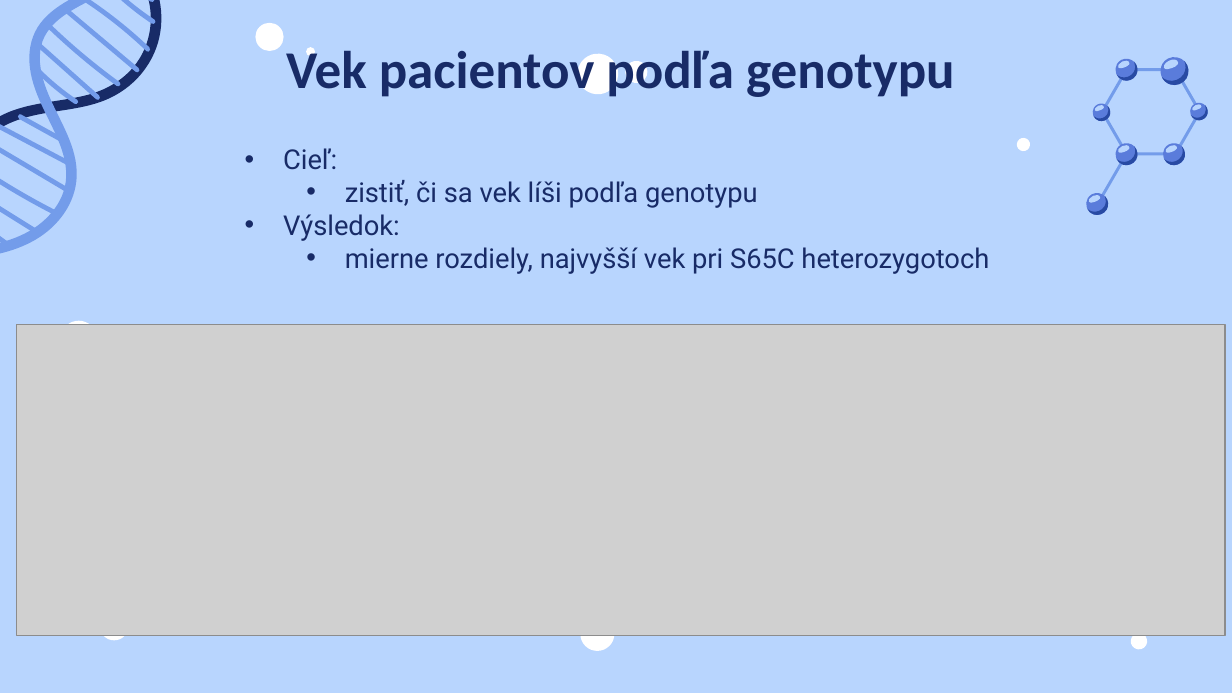
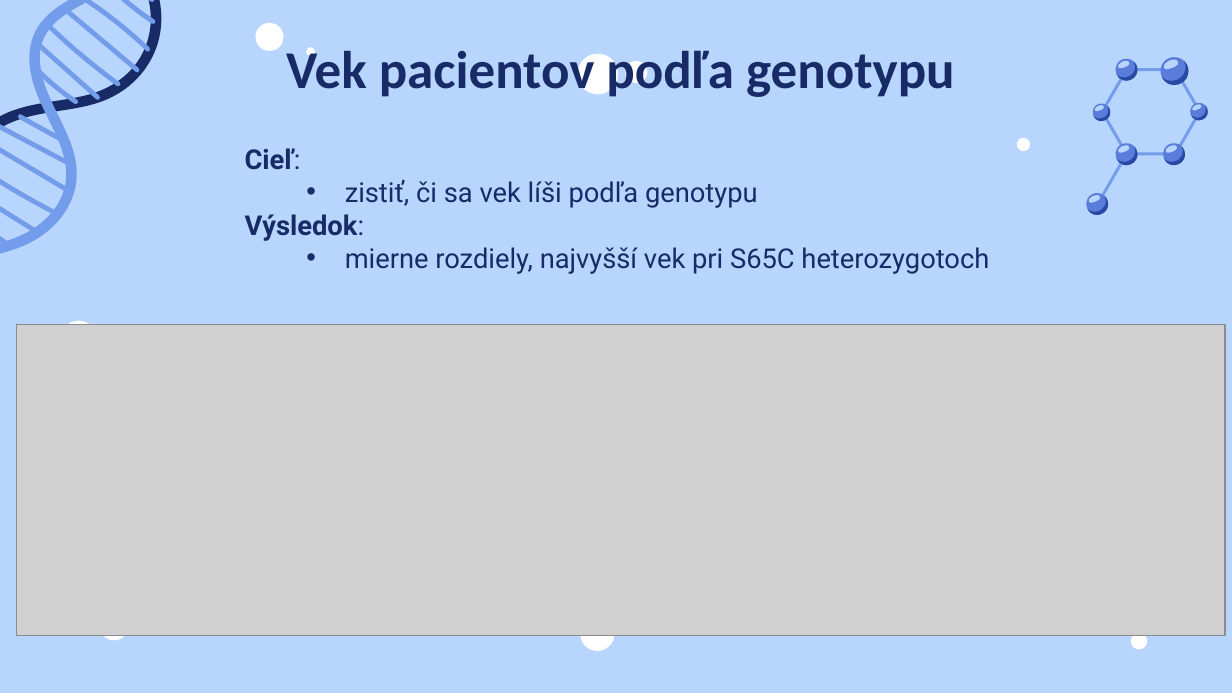
Before and after one commit to kikaDostalova/sem_SSBU, a slide deck: slide 11 of SSBU_Princezsky.pptx. Drawn at 1232x693 pixels with LibreOffice and Linux fonts; fonts in the diff are those of the drawing; grey boxes stand for pictures. Boxes give left, top, right and bottom in pixels: in the first picture for what was removed or moved away, otherwise in the second. Text is boxed around its words. In the diff, an @@ line names an element or a change of style, - is before the commit and + after.

```diff
--- a/SSBU_Princezsky.pptx
+++ b/SSBU_Princezsky.pptx
@@ subtitle at [245, 148, 365, 241]: bold on in "Cieľ:", "Výsledok:"; bullet • to none @@
```
Also in this commit, not shown: 7 other slides changed, 1 other file.
